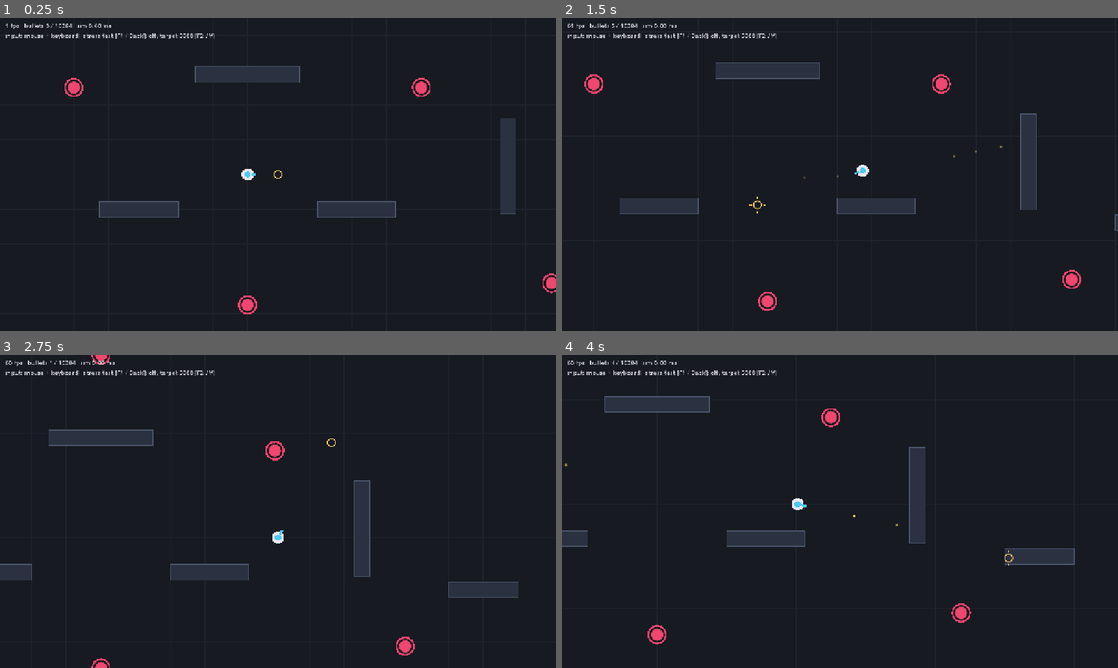
Above: before the commit, frames 1-4 (two rows, left to right).
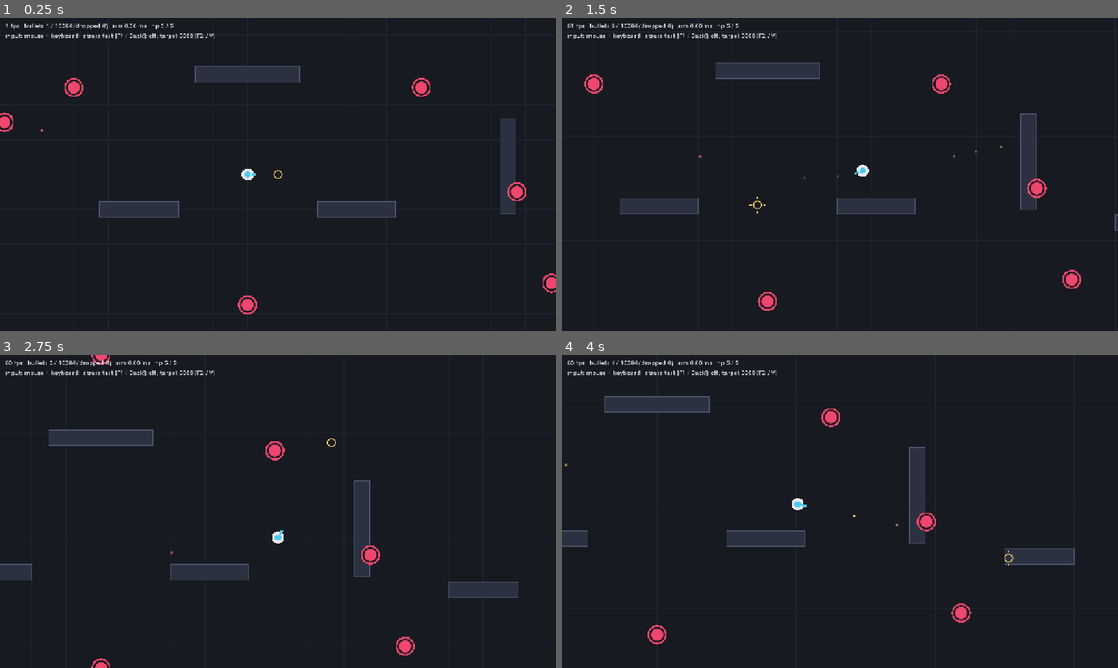
Above: after the commit, the same moments.

Repository: Karyu42/scriptshot
Game: Godot game, scene res://scenes/main.tscn
Two runs of this game, one before a commit and one after it. Both use one fixed random seed, a clock stepped at 60 frames per second and the inputs below.
Inputs (mouse positions are in pixels of both pictures, inside the frame that each line leads up to):
- Up to frame 1 (0.25 s): no input
- Up to frame 2 (1.5 s): tap Enter at 0.5 s; move the mouse to (962, 158) at 0.52 s; press the mouse at (962, 158) at 0.53 s; hold D (move_right) 0.53-1.25 s; release the mouse at (962, 158) at 1.25 s; drag from (728, 190) to (812, 237) at 1.27 s
- Up to frame 3 (2.75 s): move the mouse to (333, 442) at 2.02 s; hold D (move_right) from 2.03 s (still down); hold Shift from 2.03 s (still down); click (333, 442) at 2.3 s
- Up to frame 4 (4 s): release D (move_right) at 2.75 s; release Shift at 2.75 s; drag from (812, 574) to (673, 464) at 2.77 s; move the mouse to (1006, 558) at 3.52 s; press the mouse at (1006, 558) at 3.53 s; hold A (move_left) from 3.53 s (still down); tap Ctrl at 3.6 s

The runs differ from the first frame. In frame 1, 0.4% of the frame differs, in the area x 0-95%, y 1-59%; in frame 2, 0.3%; in frame 3, 0.3%; in frame 4, 0.3%.

Commit message:
feat(player): per-tick weapon update + placeholder Health, turret enemy, no friendly fire
- Player refreshes ShotContext (aim, muzzle, trigger state) every tick, calls
  weapon.update(), and only calls fire() when weapon.auto_fire
- Health component (PLACEHOLDER): hp, damage(), died, i-frames; the player's
  hurtbox is off during i-frames; Player.respawn(); HUD shows hp / dropped shots
- Layers.hostile_to(): shots only target the other side
- Turret enemy shoots aimed bullets at the player (hit_mask PLAYER)
- Tests: weapon update (charge / channel / legacy fire), health, player damage,
  friendly-fire rules

Diff:
--- a/scenes/main.tscn
+++ b/scenes/main.tscn
@@ -1,10 +1,11 @@
-[gd_scene load_steps=20 format=3]
+[gd_scene load_steps=21 format=3]
 
 [ext_resource type="Script" path="res://src/core/main.gd" id="1_main"]
 [ext_resource type="Script" path="res://src/world/arena.gd" id="2_arena"]
 [ext_resource type="PackedScene" path="res://scenes/player.tscn" id="3_player"]
 [ext_resource type="PackedScene" path="res://scenes/training_dummy.tscn" id="4_dummy"]
 [ext_resource type="Script" path="res://src/bullets/bullet_manager.gd" id="5_bm"]
+[ext_resource type="PackedScene" path="res://scenes/turret.tscn" id="9_turret"]
 [ext_resource type="Script" path="res://src/bullets/stress_test.gd" id="6_stress"]
 [ext_resource type="Script" path="res://src/camera/follow_camera.gd" id="7_cam"]
 [ext_resource type="Script" path="res://src/player/aim_reticle.gd" id="8_ret"]
@@ -122,6 +123,14 @@
 [node name="Dummy8" parent="Dummies" instance=ExtResource("4_dummy")]
 position = Vector2(950, -450)
 
+[node name="Turrets" type="Node2D" parent="."]
+
+[node name="Turret1" parent="Turrets" instance=ExtResource("9_turret")]
+position = Vector2(-560, -120)
+
+[node name="Turret2" parent="Turrets" instance=ExtResource("9_turret")]
+position = Vector2(620, 40)
+
 [node name="BulletManager" type="Node2D" parent="."]
 script = ExtResource("5_bm")
 
--- a/scenes/player.tscn
+++ b/scenes/player.tscn
@@ -1,7 +1,8 @@
-[gd_scene load_steps=4 format=3]
+[gd_scene load_steps=5 format=3]
 
 [ext_resource type="Script" path="res://src/player/player.gd" id="1_player"]
 [ext_resource type="Script" path="res://src/bullets/hurtbox.gd" id="2_hurtbox"]
+[ext_resource type="Script" path="res://src/core/health.gd" id="3_health"]
 
 [sub_resource type="CircleShape2D" id="CircleShape2D_body"]
 radius = 13.0
@@ -19,3 +20,6 @@
 script = ExtResource("2_hurtbox")
 radius = 12.0
 layer = 1
+
+[node name="Health" type="Node" parent="."]
+script = ExtResource("3_health")
--- /dev/null
+++ b/scenes/turret.tscn
@@ -0,0 +1,12 @@
+[gd_scene load_steps=3 format=3]
+
+[ext_resource type="Script" path="res://src/enemies/turret.gd" id="1_turret"]
+[ext_resource type="Script" path="res://src/bullets/hurtbox.gd" id="2_hurtbox"]
+
+[node name="Turret" type="Node2D"]
+script = ExtResource("1_turret")
+
+[node name="Hurtbox" type="Node2D" parent="."]
+script = ExtResource("2_hurtbox")
+radius = 22.0
+layer = 2
--- /dev/null
+++ b/src/core/health.gd
@@ -0,0 +1,74 @@
+class_name Health
+extends Node
+## PLACEHOLDER hit points + short invulnerability frames.
+##
+## Added so enemy bullets have something to hurt; the real health / damage /
+## death design is still pending (see "Open design questions" in
+## docs/architecture.md). Every number and rule here is provisional: max_hp,
+## invulnerability_time, "any damage > 0 costs that many hp", and what dying
+## means are all expected to change.
+
+## Emitted for every damage() call that was applied.
+signal damaged(amount: float, hp: float)
+## Emitted once when hp reaches 0.
+signal died
+## Emitted when i-frames start (true) and end (false).
+signal invulnerability_changed(active: bool)
+
+## PROVISIONAL.
+@export var max_hp := 5.0
+## Seconds of invulnerability after a hit that does not kill. PROVISIONAL.
+@export var invulnerability_time := 0.6
+
+var hp := 0.0
+## Seconds of invulnerability left.
+var invulnerable_left := 0.0
+
+
+func _ready() -> void:
+	hp = max_hp
+
+
+func _physics_process(delta: float) -> void:
+	if invulnerable_left > 0.0:
+		invulnerable_left = maxf(invulnerable_left - delta, 0.0)
+		if invulnerable_left == 0.0:
+			invulnerability_changed.emit(false)
+
+
+func is_dead() -> bool:
+	return hp <= 0.0
+
+
+func is_invulnerable() -> bool:
+	return invulnerable_left > 0.0
+
+
+## Applies damage unless dead, invulnerable, or amount <= 0. Returns true if it
+## was applied. A non-lethal hit starts the i-frames.
+func damage(amount: float) -> bool:
+	if amount <= 0.0 or is_dead() or is_invulnerable():
+		return false
+	hp = maxf(hp - amount, 0.0)
+	damaged.emit(amount, hp)
+	if hp <= 0.0:
+		died.emit()
+	elif invulnerability_time > 0.0:
+		invulnerable_left = invulnerability_time
+		invulnerability_changed.emit(true)
+	return true
+
+
+## Restores hp (clamped to max_hp). Does nothing once dead; use reset().
+func heal(amount: float) -> void:
+	if not is_dead() and amount > 0.0:
+		hp = minf(hp + amount, max_hp)
+
+
+## Full hp, no i-frames (respawn).
+func reset() -> void:
+	var was_invulnerable := is_invulnerable()
+	hp = max_hp
+	invulnerable_left = 0.0
+	if was_invulnerable:
+		invulnerability_changed.emit(false)
--- a/src/core/layers.gd
+++ b/src/core/layers.gd
@@ -12,3 +12,13 @@
 
 ## Everything that can be damaged by bullets.
 const DAMAGEABLE := PLAYER | ENEMY
+
+
+## The hurtbox layers a shooter on `shooter_layer` is allowed to damage: the
+## other side only, so there is no friendly fire (PLAYER <-> ENEMY).
+static func hostile_to(shooter_layer: int) -> int:
+	if shooter_layer & PLAYER:
+		return ENEMY
+	if shooter_layer & ENEMY:
+		return PLAYER
+	return 0
--- a/src/core/main.gd
+++ b/src/core/main.gd
@@ -9,6 +9,9 @@
 @onready var _camera: FollowCamera = $FollowCamera
 @onready var _reticle: AimReticle = $AimReticle
 @onready var _hud: Label = $Hud/Label
+@onready var _turrets: Node = $Turrets
+
+var _respawn_timer := 0.0
 
 
 func _ready() -> void:
@@ -16,21 +19,32 @@
 	_stress.emitter = _bullets.emitter
 	_camera.target = _player
 	_reticle.player = _player
+	for turret: Turret in _turrets.get_children():
+		turret.emitter = _bullets.emitter
+		turret.target = _player
+	_player.died.connect(func() -> void: _respawn_timer = 1.5)
 	_stress.state_changed.connect(func(_e: bool, _n: int) -> void: _update_hud())
 
 
-func _process(_delta: float) -> void:
+func _process(delta: float) -> void:
+	if _respawn_timer > 0.0:
+		_respawn_timer -= delta
+		if _respawn_timer <= 0.0:
+			_player.respawn(Vector2.ZERO)
 	_update_hud()
 
 
 func _update_hud() -> void:
 	var device := "gamepad" if InputDevice.is_gamepad() else "mouse + keyboard"
 	var stress := "ON" if _stress.enabled else "off"
-	_hud.text = "%d fps   bullets %d / %d   sim %.2f ms\ninput: %s   stress test [F1 / Back]: %s, target %d [F2 / Y]" % [
+	_hud.text = "%d fps   bullets %d / %d (dropped %d)   sim %.2f ms   hp %.0f / %.0f\ninput: %s   stress test [F1 / Back]: %s, target %d [F2 / Y]" % [
 		Engine.get_frames_per_second(),
 		_bullets.pool.count,
 		_bullets.pool.capacity,
+		_bullets.pool.dropped_total,
 		_bullets.last_step_usec / 1000.0,
+		_player.health.hp,
+		_player.health.max_hp,
 		device,
 		stress,
 		_stress.get_target_count(),
--- /dev/null
+++ b/src/enemies/turret.gd
@@ -0,0 +1,36 @@
+class_name Turret
+extends TrainingDummy
+## Stationary enemy that shoots aimed bullets at a target in range. Its bullets
+## only hit the player (hit_mask = Layers.hostile_to(ENEMY)), never other
+## enemies: no friendly fire. Uses the ShotEmitter interface like any shooter.
+
+@export var fire_interval := 1.1
+@export var shot_speed := 260.0
+@export var shot_range := 700.0
+@export var shot_damage := 1.0
+
+## Injected by Main.
+var emitter: ShotEmitter
+var target: Node2D
+
+var _timer := 0.0
+var _request := ShotRequest.new()
+
+
+func _physics_process(delta: float) -> void:
+	if health <= 0.0 or emitter == null or target == null:
+		return
+	_timer -= delta
+	var to_target := target.global_position - global_position
+	if _timer > 0.0 or to_target.length() > shot_range:
+		return
+	_timer = fire_interval
+	_request.reset()
+	_request.position = global_position + to_target.normalized() * (body_radius + 6.0)
+	_request.velocity = to_target.normalized() * shot_speed
+	_request.lifetime = 4.0
+	_request.radius = 5.0
+	_request.damage = shot_damage
+	_request.hit_mask = Layers.hostile_to(Layers.ENEMY)
+	_request.color = Color("ff6b8b")
+	emitter.request_shot(_request)
--- a/src/player/player.gd
+++ b/src/player/player.gd
@@ -4,7 +4,9 @@
 ## right stick / mouse aims, fire input drives a ShotPattern through a
 ## ShotEmitter. The player knows nothing about how bullets are simulated.
 
+## Forwarded from the placeholder Health component.
 signal damaged(amount: float)
+signal died
 
 @export_group("Movement")
 @export var max_speed := 300.0
@@ -27,6 +29,8 @@
 var aim_point := Vector2.ZERO
 
 var _prev_position := Vector2.ZERO
+var _trigger := TriggerState.new()
+var _dead := false
 var _cooldown := FireCooldown.new()
 var _time := 0.0
 var _shot_index := 0
@@ -34,15 +38,22 @@
 var _context := ShotContext.new()
 
 @onready var _hurtbox: Hurtbox = $Hurtbox
+## PLACEHOLDER hit points, see Health.
+@onready var health: Health = $Health
 
 
 func _ready() -> void:
 	_hurtbox.hit.connect(_on_hit)
+	health.damaged.connect(_on_health_damaged)
+	health.died.connect(_on_died)
+	health.invulnerability_changed.connect(_on_invulnerability_changed)
 	aim_point = global_position + aim_direction * 100.0
 	_prev_position = global_position
 
 
 func _physics_process(delta: float) -> void:
+	if _dead:
+		return
 	_time += delta
 	_prev_position = global_position
 	var move_input := Input.get_vector("move_left", "move_right", "move_up", "move_down")
@@ -52,7 +63,10 @@
 	move_and_slide()
 
 	_update_aim()
-	if _cooldown.update(delta, Input.is_action_pressed("fire"), weapon.fire_interval if weapon != null else 0.0):
+	_trigger.update(Input.is_action_pressed("fire"), delta)
+	_update_weapon(delta)
+	var autofire := _trigger.pressed and weapon != null and weapon.auto_fire
+	if _cooldown.update(delta, autofire, weapon.fire_interval if weapon != null else 0.0):
 		_fire()
 
 	_flash = maxf(_flash - delta * 6.0, 0.0)
@@ -67,20 +81,40 @@
 	return _prev_position.lerp(global_position, Engine.get_physics_interpolation_fraction())
 
 
-## Spawn position, aim and context for a shot are computed here, then handed to
-## the weapon; the weapon decides what bullets that means.
-func _fire() -> void:
+## Refreshes the ShotContext (muzzle, aim, trigger state) and gives the weapon its
+## per-tick update(). Runs every physics tick, before any fire().
+func _update_weapon(delta: float) -> void:
 	if emitter == null or weapon == null:
 		return
 	_context.muzzle_position = AimMath.muzzle(global_position, aim_direction, muzzle_offset)
 	_context.aim_direction = aim_direction
 	_context.aim_angle = aim_direction.angle()
 	_context.shooter_velocity = velocity
-	_context.target_mask = Layers.ENEMY
+	_context.target_mask = Layers.hostile_to(Layers.PLAYER)
 	_context.time = _time
+	_trigger.apply_to(_context)
+	weapon.update(_context, emitter, delta)
+
+
+## Asks the weapon for a shot using the context from _update_weapon().
+func _fire() -> void:
+	if emitter == null or weapon == null:
+		return
 	_context.shot_index = _shot_index
 	_shot_index += 1
 	weapon.fire(_context, emitter)
+
+
+## Back in the fight at `at` with full health (placeholder respawn).
+func respawn(at: Vector2) -> void:
+	_dead = false
+	global_position = at
+	reset_physics_interpolation()
+	_prev_position = at
+	velocity = Vector2.ZERO
+	health.reset()
+	_hurtbox.active = true
+	show()
 
 
 func _update_aim() -> void:
@@ -111,12 +145,31 @@
 
 
 func _on_hit(damage: float, _hit_position: Vector2, _bullet_velocity: Vector2) -> void:
+	health.damage(damage)
+
+
+func _on_health_damaged(amount: float, _hp: float) -> void:
 	_flash = 1.0
-	damaged.emit(damage)
+	damaged.emit(amount)
+
+
+## Bullets pass through the player while it is invulnerable instead of being
+## wasted on it.
+func _on_invulnerability_changed(active: bool) -> void:
+	_hurtbox.active = not active and not _dead
+
+
+func _on_died() -> void:
+	_dead = true
+	_hurtbox.active = false
+	hide()
+	died.emit()
 
 
 func _draw() -> void:
 	var body := Color("e8e8f0").lerp(Color.WHITE, _flash)
+	if health != null and health.is_invulnerable() and int(_time * 20.0) % 2 == 0:
+		body.a = 0.45
 	draw_circle(Vector2.ZERO, 14.0, body)
 	draw_circle(Vector2.ZERO, 7.0, Color("4cc9f0"))
 	# Barrel pointing along the aim direction (the node itself never rotates).
--- /dev/null
+++ b/tests/unit/test_health.gd
@@ -0,0 +1,104 @@
+extends GutTest
+## Placeholder Health component.
+
+const DT := 1.0 / 60.0
+
+var h: Health
+
+
+func before_each() -> void:
+	h = Health.new()
+	h.max_hp = 5.0
+	h.invulnerability_time = 0.5
+	add_child_autofree(h)
+	watch_signals(h)
+
+
+func _tick(seconds: float) -> void:
+	for i in ceili(seconds / DT):
+		h._physics_process(DT)
+
+
+func test_starts_at_max_hp() -> void:
+	assert_eq(h.hp, 5.0)
+	assert_false(h.is_dead())
+	assert_false(h.is_invulnerable())
+
+
+func test_damage_reduces_hp_and_emits() -> void:
+	assert_true(h.damage(2.0))
+	assert_eq(h.hp, 3.0)
+	assert_signal_emitted_with_parameters(h, "damaged", [2.0, 3.0])
+
+
+func test_non_positive_damage_is_ignored() -> void:
+	assert_false(h.damage(0.0))
+	assert_false(h.damage(-3.0))
+	assert_eq(h.hp, 5.0)
+	assert_signal_not_emitted(h, "damaged")
+
+
+func test_hit_starts_iframes_that_block_further_damage() -> void:
+	h.damage(1.0)
+	assert_true(h.is_invulnerable())
+	assert_signal_emitted_with_parameters(h, "invulnerability_changed", [true])
+	assert_false(h.damage(1.0))
+	assert_eq(h.hp, 4.0)
+
+
+func test_iframes_expire() -> void:
+	h.damage(1.0)
+	_tick(0.4)
+	assert_true(h.is_invulnerable())
+	_tick(0.2)
+	assert_false(h.is_invulnerable())
+	assert_signal_emitted_with_parameters(h, "invulnerability_changed", [false])
+	assert_true(h.damage(1.0))
+	assert_eq(h.hp, 3.0)
+
+
+func test_lethal_damage_emits_died_once_and_clamps_at_zero() -> void:
+	h.damage(1.0)
+	_tick(0.6)
+	assert_true(h.damage(100.0))
+	assert_eq(h.hp, 0.0)
+	assert_true(h.is_dead())
+	assert_signal_emit_count(h, "died", 1)
+	assert_false(h.damage(1.0), "dead stays dead")
+	assert_signal_emit_count(h, "died", 1)
+
+
+func test_lethal_hit_does_not_start_iframes() -> void:
+	h.damage(5.0)
+	assert_false(h.is_invulnerable())
+
+
+func test_heal_is_clamped_and_ignored_when_dead() -> void:
+	h.damage(2.0)
+	h.heal(10.0)
+	assert_eq(h.hp, 5.0)
+	_tick(0.6)
+	h.damage(5.0)
+	h.heal(3.0)
+	assert_eq(h.hp, 0.0)
+
+
+func test_reset_restores_hp_and_clears_iframes() -> void:
+	h.damage(2.0)
+	h.reset()
+	assert_eq(h.hp, 5.0)
+	assert_false(h.is_invulnerable())
+	assert_signal_emitted_with_parameters(h, "invulnerability_changed", [false])
+
+
+func test_zero_invulnerability_time_allows_back_to_back_hits() -> void:
+	h.invulnerability_time = 0.0
+	assert_true(h.damage(1.0))
+	assert_true(h.damage(1.0))
+	assert_eq(h.hp, 3.0)
+
+
+func test_layers_hostile_to_is_the_other_side_only() -> void:
+	assert_eq(Layers.hostile_to(Layers.PLAYER), Layers.ENEMY)
+	assert_eq(Layers.hostile_to(Layers.ENEMY), Layers.PLAYER)
+	assert_eq(Layers.hostile_to(Layers.WORLD), 0)
--- a/tests/unit/test_main_scene.gd
+++ b/tests/unit/test_main_scene.gd
@@ -8,6 +8,9 @@
 func before_each() -> void:
 	main = (load("res://scenes/main.tscn") as PackedScene).instantiate()
 	add_child_autofree(main)
+	# Turrets would add bullets of their own; silence them except in the tests that want them.
+	for turret: Turret in main.get_node("Turrets").get_children():
+		turret.emitter = null
 	await wait_physics_frames(2)
 
 
--- /dev/null
+++ b/tests/unit/test_player_damage.gd
@@ -0,0 +1,117 @@
+extends GutTest
+## Enemy bullets hurt the player (placeholder Health); nobody hurts their own side.
+
+const DT := 1.0 / 60.0
+
+var main: Node2D
+var player: Player
+var bullets: BulletManager
+
+
+func before_each() -> void:
+	main = (load("res://scenes/main.tscn") as PackedScene).instantiate()
+	add_child_autofree(main)
+	for turret: Turret in main.get_node("Turrets").get_children():
+		turret.emitter = null
+	player = main.get_node("Player")
+	bullets = main.get_node("BulletManager")
+	await wait_physics_frames(2)
+
+
+func _bullet_at(pos: Vector2, mask: int, dmg: float = 1.0) -> int:
+	var r := ShotRequest.polar(pos, 0.0, 0.0)
+	r.hit_mask = mask
+	r.damage = dmg
+	r.lifetime = 5.0
+	return bullets.emitter.request_shot_id(r)
+
+
+func test_enemy_bullet_damages_player_and_is_consumed() -> void:
+	var id := _bullet_at(player.global_position, Layers.hostile_to(Layers.ENEMY), 2.0)
+	await wait_physics_frames(2)
+	assert_eq(player.health.hp, player.health.max_hp - 2.0)
+	assert_false(bullets.emitter.is_bullet_alive(id))
+
+
+func test_player_bullet_does_not_hurt_player() -> void:
+	var id := _bullet_at(player.global_position, Layers.hostile_to(Layers.PLAYER))
+	await wait_physics_frames(2)
+	assert_eq(player.health.hp, player.health.max_hp, "no friendly fire")
+	assert_true(bullets.emitter.is_bullet_alive(id), "and the bullet is not consumed by its own side")
+
+
+func test_enemy_bullet_does_not_hurt_enemies() -> void:
+	var dummy: TrainingDummy = main.get_node("Dummies/Dummy1")
+	var id := _bullet_at(dummy.global_position, Layers.hostile_to(Layers.ENEMY))
+	await wait_physics_frames(2)
+	assert_eq(dummy.health, dummy.max_health, "no friendly fire among enemies")
+	assert_true(bullets.emitter.is_bullet_alive(id))
+
+
+func test_player_bullet_hurts_enemy() -> void:
+	var dummy: TrainingDummy = main.get_node("Dummies/Dummy1")
+	_bullet_at(dummy.global_position, Layers.hostile_to(Layers.PLAYER), 3.0)
+	await wait_physics_frames(2)
+	assert_eq(dummy.health, dummy.max_health - 3.0)
+
+
+func test_bullets_pass_through_player_during_iframes() -> void:
+	_bullet_at(player.global_position, Layers.PLAYER)
+	await wait_physics_frames(2)
+	assert_true(player.health.is_invulnerable())
+	var second := _bullet_at(player.global_position, Layers.PLAYER)
+	await wait_physics_frames(2)
+	assert_eq(player.health.hp, player.health.max_hp - 1.0, "second bullet did no damage")
+	assert_true(bullets.emitter.is_bullet_alive(second), "and was not wasted on the player")
+
+
+func test_damage_after_iframes_end() -> void:
+	_bullet_at(player.global_position, Layers.PLAYER)
+	await wait_physics_frames(2)
+	await wait_physics_frames(ceili(player.health.invulnerability_time / DT) + 3)
+	assert_false(player.health.is_invulnerable())
+	_bullet_at(player.global_position, Layers.PLAYER)
+	await wait_physics_frames(2)
+	assert_eq(player.health.hp, player.health.max_hp - 2.0)
+
+
+func test_death_hides_player_and_respawn_restores_it() -> void:
+	watch_signals(player)
+	_bullet_at(player.global_position, Layers.PLAYER, 999.0)
+	await wait_physics_frames(2)
+	assert_signal_emit_count(player, "died", 1)
+	assert_false(player.visible)
+	assert_true(player.health.is_dead())
+	# A dead player cannot be hit or fire.
+	Input.action_press("fire")
+	await wait_physics_frames(10)
+	Input.action_release("fire")
+	assert_eq(bullets.pool.spawned_total, 1, "only the killing bullet exists")
+	player.respawn(Vector2(100, 50))
+	assert_true(player.visible)
+	assert_eq(player.global_position, Vector2(100, 50))
+	assert_eq(player.health.hp, player.health.max_hp)
+	_bullet_at(player.global_position, Layers.PLAYER)
+	await wait_physics_frames(2)
+	assert_eq(player.health.hp, player.health.max_hp - 1.0)
+
+
+func test_turret_in_range_shoots_player_not_other_enemies() -> void:
+	var turret: Turret = main.get_node("Turrets/Turret1")
+	turret.emitter = bullets.emitter
+	turret.target = player
+	player.global_position = turret.global_position + Vector2(300, 0)
+	await wait_physics_frames(5)
+	assert_gt(bullets.pool.count, 0, "turret fired")
+	assert_eq(bullets.pool.hit_mask[0], Layers.PLAYER)
+	await wait_physics_frames(60)
+	assert_lt(player.health.hp, player.health.max_hp, "turret bullets reached the player")
+
+
+func test_turret_out_of_range_holds_fire() -> void:
+	var turret: Turret = main.get_node("Turrets/Turret1")
+	turret.emitter = bullets.emitter
+	turret.target = player
+	player.global_position = turret.global_position + Vector2(turret.shot_range + 200.0, 0)
+	await wait_physics_frames(30)
+	assert_eq(bullets.pool.spawned_total, 0)
--- /dev/null
+++ b/tests/unit/test_weapon_update.gd
@@ -0,0 +1,142 @@
+extends GutTest
+## ShotPattern.update(): per-tick entry point, trigger state, charge / channel weapons,
+## and the old fire() / fire_interval path still working.
+
+var main: Node2D
+var player: Player
+var bullets: BulletManager
+
+
+## Charge weapon: nothing happens while held; on release fires one bullet whose
+## damage is the hold time in seconds.
+class ChargeShot:
+	extends ShotPattern
+	var updates := 0
+	var fires := 0
+	var seen_held: Array[float] = []
+	var _req := ShotRequest.new()
+
+	func _init() -> void:
+		auto_fire = false
+
+	func update(context: ShotContext, emitter: ShotEmitter, _delta: float) -> void:
+		updates += 1
+		if context.trigger_just_released:
+			seen_held.append(context.trigger_held_time)
+			_req.reset()
+			_req.position = context.muzzle_position
+			_req.velocity = context.aim_direction * 400.0
+			_req.damage = context.trigger_held_time
+			emitter.request_shot(_req)
+
+	func fire(_context: ShotContext, _emitter: ShotEmitter) -> void:
+		fires += 1
+
+
+## Channel weapon: emits one bullet every tick while the trigger is held.
+class ChannelShot:
+	extends ShotPattern
+	func _init() -> void:
+		auto_fire = false
+
+	func update(context: ShotContext, emitter: ShotEmitter, _delta: float) -> void:
+		if context.trigger_pressed:
+			emitter.request_shot(ShotRequest.polar(context.muzzle_position, context.aim_angle, 300.0))
+
+
+## Legacy-style weapon that only implements fire().
+class FireOnly:
+	extends ShotPattern
+	var fires := 0
+	func _init() -> void:
+		fire_interval = 0.1
+
+	func fire(context: ShotContext, emitter: ShotEmitter) -> void:
+		fires += 1
+		emitter.request_shot(ShotRequest.polar(context.muzzle_position, context.aim_angle, 300.0))
+
+
+func before_each() -> void:
+	main = (load("res://scenes/main.tscn") as PackedScene).instantiate()
+	add_child_autofree(main)
+	for turret: Turret in main.get_node("Turrets").get_children():
+		turret.emitter = null
+	player = main.get_node("Player")
+	bullets = main.get_node("BulletManager")
+	await wait_physics_frames(2)
+
+
+func after_each() -> void:
+	Input.action_release("fire")
+
+
+func test_update_runs_every_tick_even_when_trigger_is_up() -> void:
+	var w := ChargeShot.new()
+	player.weapon = w
+	await wait_physics_frames(10)
+	assert_between(w.updates, 9, 11)
+	assert_eq(w.fires, 0)
+
+
+func test_auto_fire_false_means_fire_is_never_called() -> void:
+	var w := ChargeShot.new()
+	player.weapon = w
+	Input.action_press("fire")
+	await wait_physics_frames(30)
+	assert_eq(w.fires, 0)
+	assert_eq(bullets.pool.spawned_total, 0, "charging: nothing fired while held")
+
+
+func test_charge_weapon_fires_on_release_with_hold_time() -> void:
+	var w := ChargeShot.new()
+	player.weapon = w
+	Input.action_press("fire")
+	await wait_physics_frames(30)
+	Input.action_release("fire")
+	await wait_physics_frames(3)
+	assert_eq(w.seen_held.size(), 1, "exactly one release edge")
+	assert_between(w.seen_held[0], 0.4, 0.6)
+	assert_eq(bullets.pool.spawned_total, 1)
+	assert_almost_eq(bullets.pool.damage[0] if bullets.pool.count > 0 else w.seen_held[0], w.seen_held[0], 0.001)
+
+
+func test_channel_weapon_emits_every_tick_while_held_only() -> void:
+	player.weapon = ChannelShot.new()
+	Input.action_press("fire")
+	await wait_physics_frames(20)
+	Input.action_release("fire")
+	await wait_physics_frames(2)
+	var after_release := bullets.pool.spawned_total
+	assert_between(after_release, 18, 22)
+	await wait_physics_frames(10)
+	assert_eq(bullets.pool.spawned_total, after_release, "nothing more after release")
+
+
+func test_fire_and_fire_interval_still_drive_default_weapons() -> void:
+	var w := FireOnly.new()
+	assert_true(w.auto_fire, "auto_fire defaults to true")
+	player.weapon = w
+	Input.action_press("fire")
+	await wait_physics_frames(30)
+	assert_between(w.fires, 4, 6, "0.5 s at 0.1 s interval")
+	assert_eq(bullets.pool.spawned_total, w.fires)
+
+
+func test_context_carries_aim_and_target_mask_to_update() -> void:
+	var w := ContextSpy.new()
+	player.weapon = w
+	await wait_physics_frames(3)
+	assert_eq(w.last_mask, Layers.ENEMY)
+	assert_almost_eq(w.last_dir.length(), 1.0, 0.001)
+	assert_almost_eq(w.last_muzzle.distance_to(player.global_position), player.muzzle_offset, 0.01)
+
+
+class ContextSpy:
+	extends ShotPattern
+	var last_mask := 0
+	var last_dir := Vector2.ZERO
+	var last_muzzle := Vector2.ZERO
+	func update(context: ShotContext, _emitter: ShotEmitter, _delta: float) -> void:
+		last_mask = context.target_mask
+		last_dir = context.aim_direction
+		last_muzzle = context.muzzle_position
Not shown, added: src/core/health.gd.uid
Not shown, added: src/enemies/turret.gd.uid
Not shown, added: tests/unit/test_health.gd.uid
Not shown, added: tests/unit/test_player_damage.gd.uid
Not shown, added: tests/unit/test_weapon_update.gd.uid
